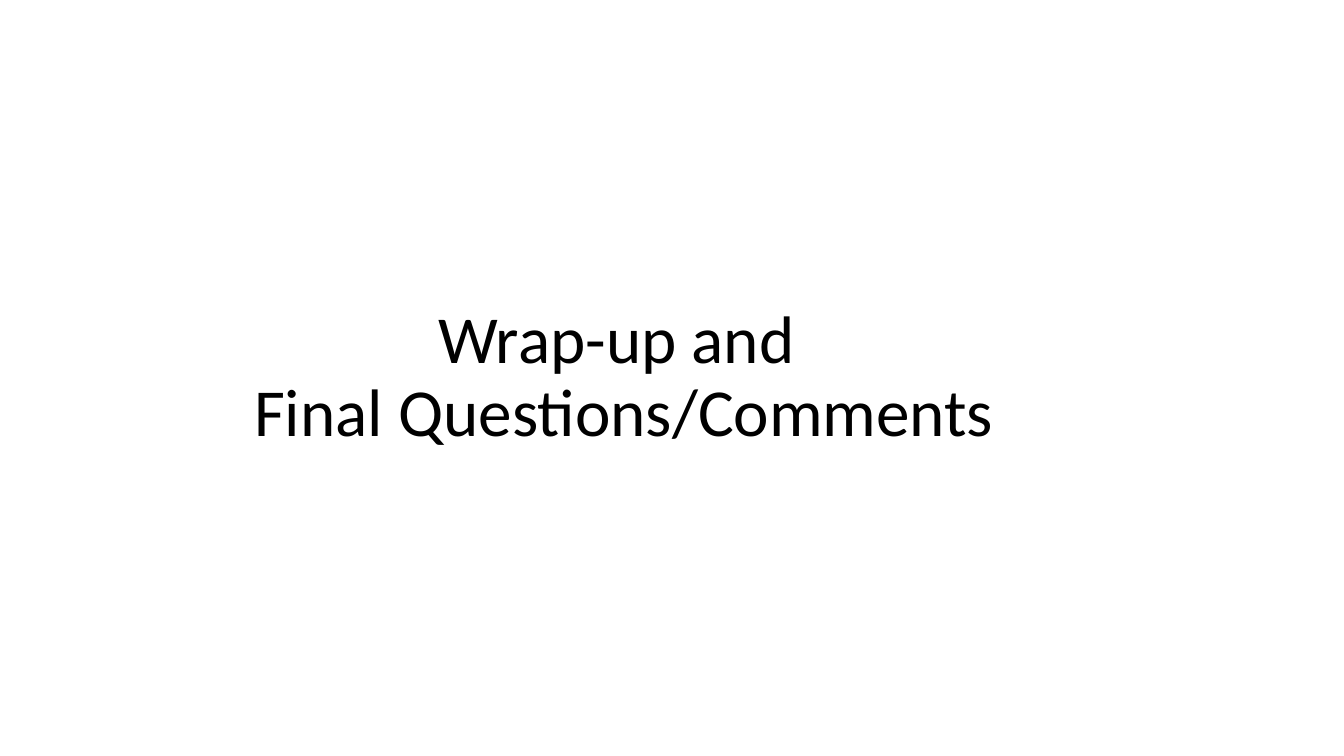
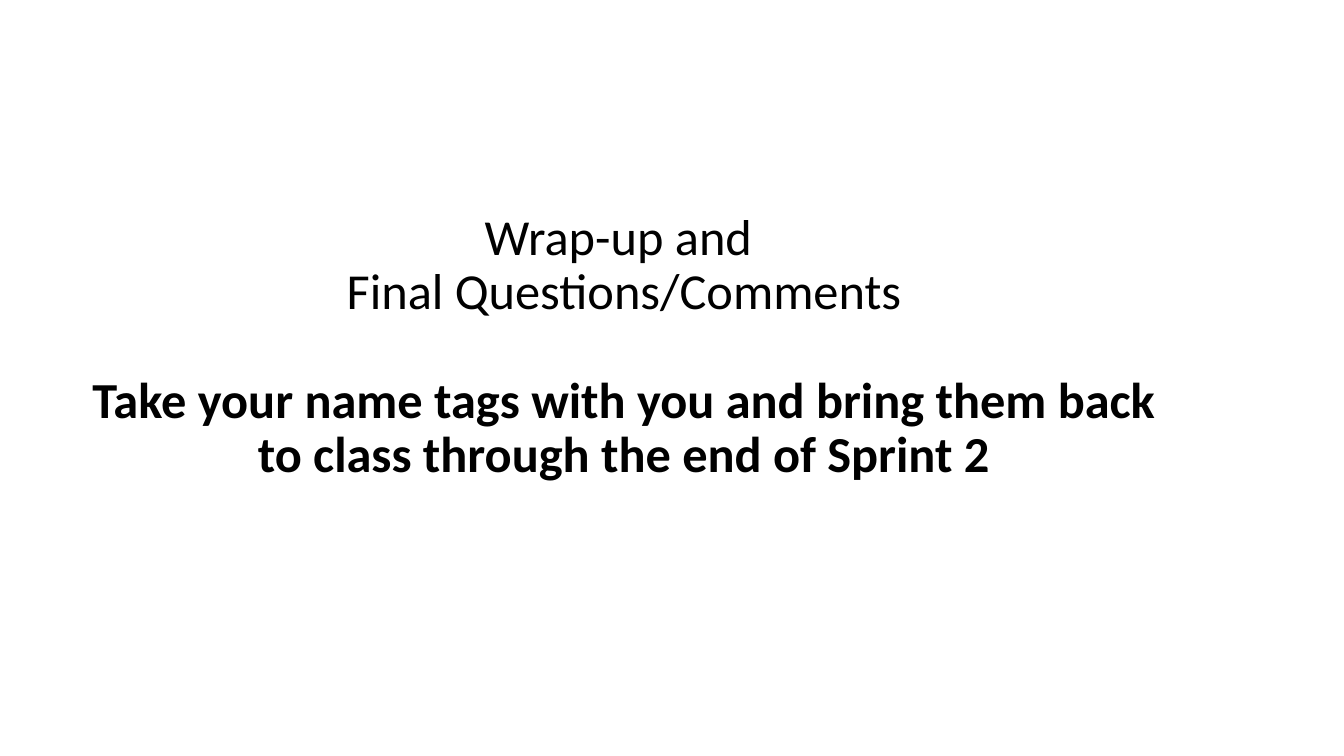
Before and after one commit to EricJPogue/CPSC-24500, a slide deck: slide 13 of lecture-slides/2019-08-28.pptx (slide 8 before the commit). Drawn at 1344x756 pixels with LibreOffice and Linux fonts; fonts in the diff are those of the drawing. Boxes give left, top, right and bottom in pixels: in the first picture for what was removed or moved away, otherwise in the second. Text is boxed around its words. In the diff, an @@ line names an element or a change of style, - is before the commit and + after.

```diff
--- a/lecture-slides/2019-08-28.pptx
+++ b/lecture-slides/2019-08-28.pptx
@@ title at [92,220,1155,481]: text changed; size 48 to 36 pt; bold on @@
-Wrap-up and
-Final Questions/Comments
+Wrap-up and
+Final Questions/Comments
+Take your name tags with you and bring them back to class through the end of Sprint 2
```
Also in this commit, not shown: 3 other slides changed, 8 slides added, 3 slides removed, 1 other file.
